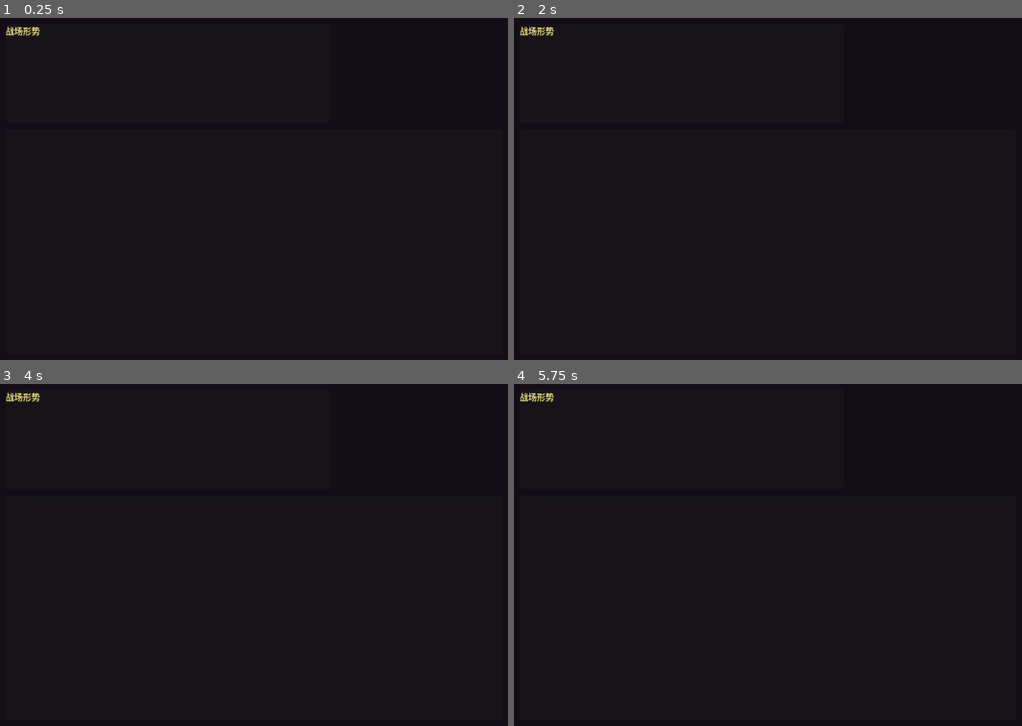
Above: before the commit, frames 1-4 (two rows, left to right).
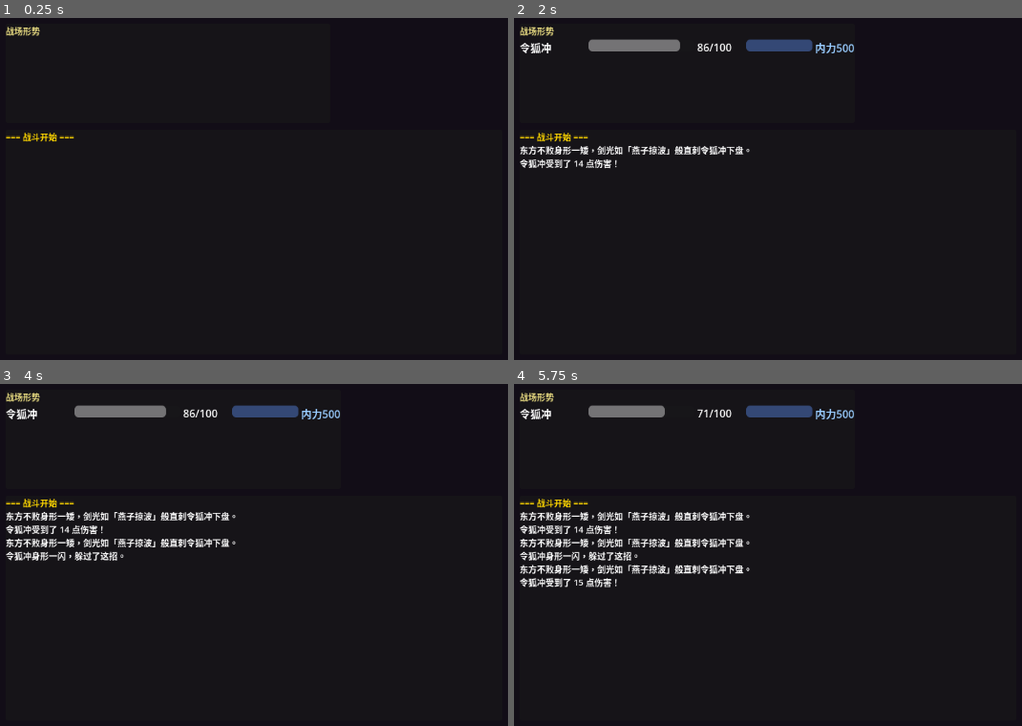
Above: after the commit, the same moments.

Repository: wolflinght/godottest
Game: Godot game, scene res://scenes/battle/BattleScene.tscn
Same seed, same stepped clock (60 frames per second), same inputs: the game is played once before the commit and once after it. This scene is started directly instead of the project's main scene.
Inputs:
- Up to frame 1 (0.25 s): no input
- Up to frame 2 (2 s): tap Enter at 0.5 s; tap Space at 1.25 s
- Up to frame 3 (4 s): tap Enter at 2.75 s; tap Space at 3.5 s
- Up to frame 4 (5.75 s): tap Enter at 4.25 s; tap Space at 5 s

The runs differ from the first frame. In frame 1, 0.2% of the frame differs, in the area x 1-15%, y 33-37%; in frame 2, 2.7%; in frame 3, 3.8%; in frame 4, 4.8%, in the area x 1-67%, y 6-60%.
Error before the commit: Invalid type in function 'start_battle' in base 'Node (BattleServer.gd)'. The array of argument 1 (Array) does not have the same element type as the expected t…

Commit message:
Fix typed array mismatch and HUD node path

Diff:
--- a/scenes/battle/BattleScene.gd
+++ b/scenes/battle/BattleScene.gd
@@ -28,9 +28,9 @@
 		_start_test_battle()
 
 func _start_test_battle() -> void:
-	var player := _make_test_player()
-	var enemy := _make_test_enemy()
-	battle_server.start_battle([player], [enemy])
+	var players: Array[CombatantData] = [_make_test_player()]
+	var enemies: Array[CombatantData] = [_make_test_enemy()]
+	battle_server.start_battle(players, enemies)
 
 func _make_test_player() -> CombatantData:
 	var c := CombatantData.new()
--- a/scripts/ui/HUD.gd
+++ b/scripts/ui/HUD.gd
@@ -3,7 +3,7 @@
 extends Control
 
 @onready var log_label: RichTextLabel = $LogPanel/LogLabel
-@onready var combatant_list: VBoxContainer = $StatusPanel/CombatantList
+@onready var combatant_list: VBoxContainer = $StatusPanel/VBox/CombatantList
 
 # peer_id/name → 状态行节点
 var _status_rows: Dictionary = {}
